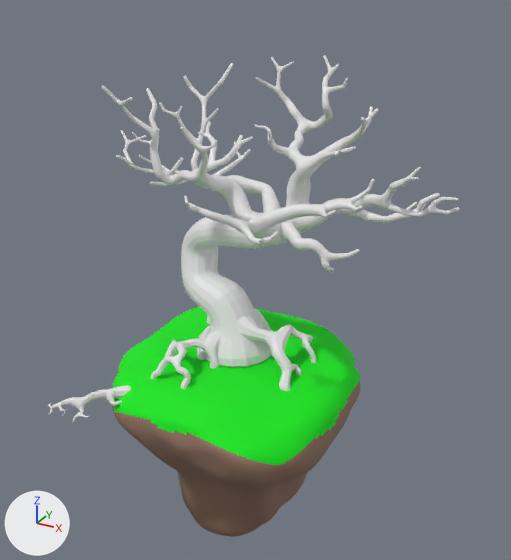
The FBX model IslaJam.fbx: old version first, new version second.
One viewpoint serves both versions: a 50 mm camera at (50.1, -71.6, 60.2) aimed at (9.8, 1.7, 23.5). The axes (+X, +Y, +Z) are drawn at lower left. The lights are the same throughout. The picture after the commit comes second. Where no turn or scale is listed for an object, it has been applied to the vertices. Vertices at exactly the same position are counted once.
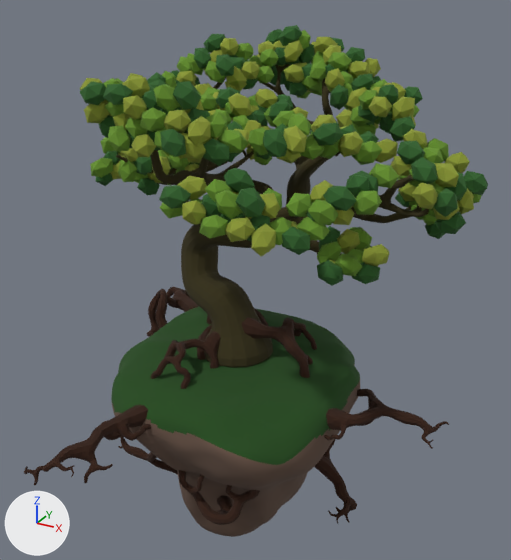
Pixel boxes [x1, y1, x2, y2] of what changed, in the pictures (511 x 560 px; the box of a moved part takes in the faces that stretch with it):
'Hojas', added
    after: [80, 25, 488, 286]
'Isla', recoloured (darker)
    both: [112, 307, 360, 537]
'Plane.001', reshaped
    before: [101, 55, 460, 368]
    after: [116, 64, 458, 368]
'Raiz1', added (brown)
    after: [24, 405, 151, 486]
'Raiz2', added (brown)
    after: [325, 389, 449, 449]
'Plane.002', deleted
    before: [236, 316, 317, 391]
'Raiz_dec1', added (brown)
    after: [241, 317, 317, 378]
'Plane.008', added (brown)
    after: [179, 470, 260, 525]
'Plane.003', recoloured (white to brown)
    both: [150, 331, 221, 389]
'Raiz3', added (brown)
    after: [147, 287, 199, 337]
'Plane.010', added
    after: [315, 439, 357, 524]
'Plane', recoloured, moved, turned, rescaled (not visible afterwards)
    before: [47, 385, 131, 422]
'Plane.007', added (brown)
    after: [118, 436, 178, 475]
'Plane.004', recoloured
    both: [197, 308, 269, 360]
part 1 of me_mesh, moved or reshaped
    before: [132, 128, 260, 194]
    after: [158, 150, 260, 194]
part 2 of me_mesh, recoloured
    before: [101, 55, 460, 368]
    after: [116, 64, 458, 368]

Diff of the bpy script that builds the scene:
```diff
--- a/IslaJam.fbx.py
+++ b/IslaJam.fbx.py
@@ mat_material @@
 mat_material = principled_material('Material')
-mat_material.base_color = (0.0, 0.8, 0.00555)  # green #00e711
+mat_material.base_color = (0.0157, 0.071, 0.00986)  # dark green #224b19
 mat_material.roughness = 0.829
@@ mat_material_001 @@
 mat_material_001 = principled_material('Material.001')
-mat_material_001.base_color = (0.283, 0.17, 0.119)  # brown #917361
+mat_material_001.base_color = (0.127, 0.0784, 0.0559)  # brown #644f43
 mat_material_001.roughness = 0.726
@@ mat_tronco @@
+mat_tronco = principled_material('Tronco')
+mat_tronco.base_color = (0.0383, 0.0302, 0.00575)  # brown #373111
+mat_tronco.roughness = 1.0
@@ me_mesh_003 @@
 me_mesh_003.from_pydata(...)  # 799 vertices, 796 faces; spans x -7.8..3.2, y -4.9..11.2, z -8.0..2.0
+me_mesh_003.materials.append(mat_material_002)  # brown #331908
@@ me_mesh @@
-me_mesh.from_pydata(...)  # 45456 vertices, 45436 faces; spans x -25.8..26.1, y -16.3..23.0, z -1.4..35.9
+me_mesh.from_pydata(...)  # 45328 vertices, 45308 faces; spans x -23.9..26.1, y -16.3..23.0, z -1.4..35.9
+# me_mesh part 1: 5 vertices moved within x -6.2..-5.1, y 10.3..11.2, z 18.0..18.8; 5806 vertices removed from x -25.8..-1.5, y 7.4..21.0, z 16.9..24.6; 5678 vertices added at x -23.9..-1.5, y 5.9..19.5, z 17.7..25.3
+# me_mesh part 2: 39579 faces spanning x -18.6..26.1, y -16.3..23.0, z -1.4..35.9 switch from no material to mat_tronco (brown #373111)
@@ me_mesh_004 @@
 me_mesh_004.from_pydata(...)  # 1316 vertices, 1314 faces; spans x -10.48..-1.91, y -5.77..2.85, z -2.15..0.97
+me_mesh_004.materials.append(mat_material_002)  # brown #331908
@@ me_mesh_002 @@
 me_mesh_002.from_pydata(...)  # 747 vertices, 744 faces; spans x -7.3..-0.08, y -11.48..-1.27, z -1.28..3.89
+me_mesh_002.materials.append(mat_material_002)  # brown #331908
@@ ob_plane @@
 ob_plane = bpy.data.objects.new('Plane', me_mesh_004)
-ob_plane.location = (2.4, -15.0, 11.7)
+ob_plane.location = (7.9, 4.8, -5.6)
+ob_plane.rotation_euler = (2.62, 0.317, -0.668)  # degrees (150, 18, -38)
+ob_plane.scale = (1.38, 1.38, 1.38)
@@ ob_plane_002 @@
-ob_plane_002 = bpy.data.objects.new('Plane.002', me_mesh_001)
@@ ob_plane_008 @@
+ob_plane_008 = bpy.data.objects.new('Plane.008', me_plane_011)  # 730 vertices, 728 faces; spans x -3.27..7.8, y -8.4..-0.16, z -4.38..5.48; in mat_material_002 (brown #331908)
+ob_plane_008.location = (9.4, -5.2, -2.3)
@@ ob_plane_007 @@
+ob_plane_007 = bpy.data.objects.new('Plane.007', me_plane_010)  # 1260 vertices, 1258 faces; spans x -12.92..1.89, y -0.7..6.61, z -7.38..3.07; in mat_material_002 (brown #331908)
+ob_plane_007.location = (0.1, -6.0, -3.2)
@@ ob_raiz2 @@
+ob_raiz2 = bpy.data.objects.new('Raiz2', me_plane_008)  # 1260 vertices, 1258 faces; spans x -1.49..13.02, y -2.43..9.01, z -4.12..0.55; in mat_material_002 (brown #331908)
+ob_raiz2.location = (23.5, -4.6, 11.5)
@@ ob_raiz1 @@
+ob_raiz1 = bpy.data.objects.new('Raiz1', me_plane_007)  # 1380 vertices, 1378 faces; spans x -11.5..-2.6, y -13.4..1.9, z -3.4..1.2; in mat_material_002 (brown #331908)
+ob_raiz1.location = (8.3, -15.8, 10.9)
@@ ob_hojas @@
+ob_hojas = bpy.data.objects.new('Hojas', me_icosphere_004)  # 5040 vertices, 8400 faces; spans x -41.9..12.3, y -14.1..30.0, z -2.7..23.1; in mat_hojas2_mat (green #66912c), mat_hojas3_mat (green #8c9a34), mat_hojas1_mat (dark green #30612a)
+ob_hojas.location = (24.0, -2.8, 30.1)
@@ ob_raiz_dec1 @@
+ob_raiz_dec1 = bpy.data.objects.new('Raiz_dec1', me_plane_004)  # 686 vertices, 684 faces; spans x -1.49..11.85, y -2.41..8.26, z -2.59..5.75; in mat_material_002 (brown #331908)
+ob_raiz_dec1.location = (8.0, 0.6, 13.4)
@@ ob_plane_010 @@
+ob_plane_010 = bpy.data.objects.new('Plane.010', me_plane_013)  # 1390 vertices, 1388 faces; spans x -6.47..7.5, y -2.24..7.51, z -11.5..3.25; in mat_material_002 (brown #331908)
+ob_plane_010.location = (17.0, 3.2, -2.2)
@@ ob_raiz3 @@
+ob_raiz3 = bpy.data.objects.new('Raiz3', me_plane_012)  # 1390 vertices, 1388 faces; spans x -11.6..1.2, y -8.3..7.8, z -4.9..4.8; in mat_material_002 (brown #331908)
+ob_raiz3.location = (-6.1, 11.6, 11.0)
```
